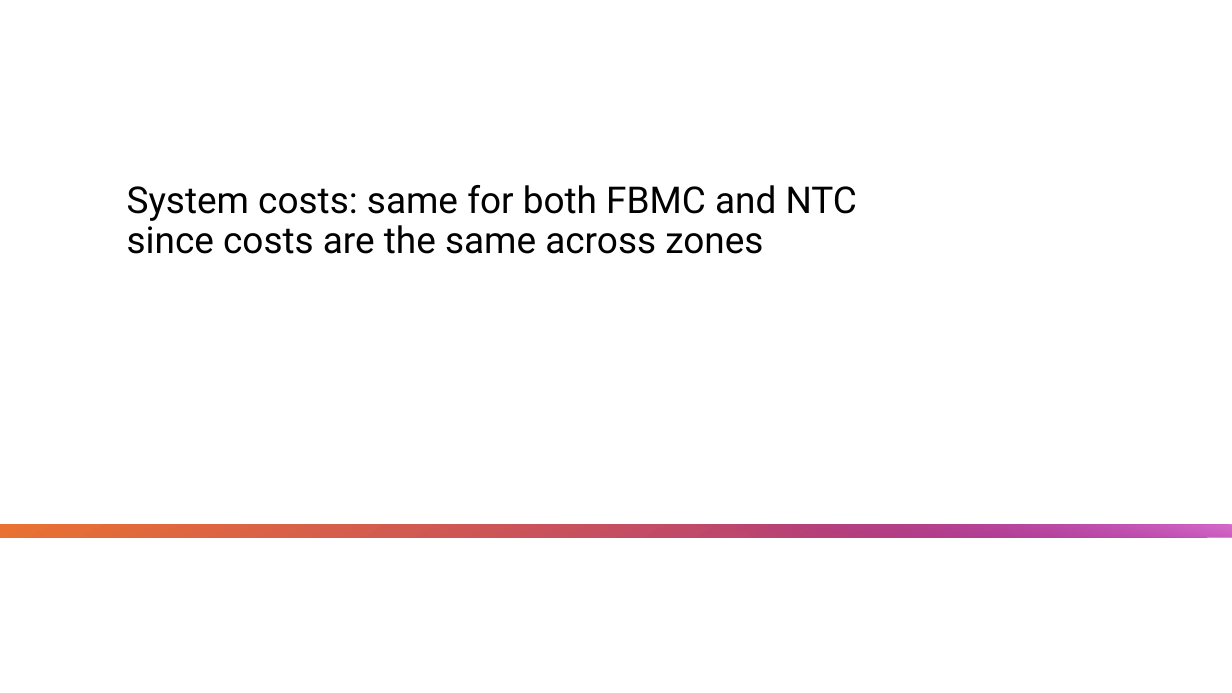
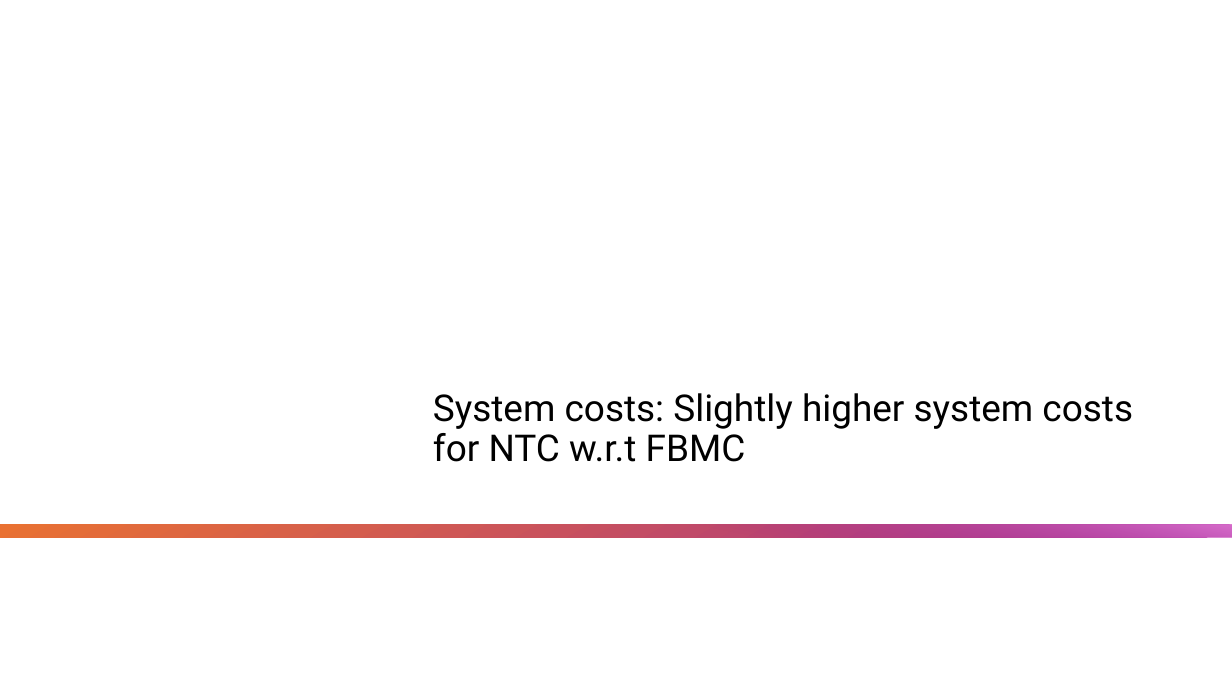
Before and after one commit to kamaladekola/cross_border-CM, a slide deck: slide 6 of analysis_data/Results.pptx (slide 5 before the commit). Drawn at 1232x693 pixels with LibreOffice and Linux fonts; fonts in the diff are those of the drawing; background and template pictures are left out. Boxes give left, top, right and bottom in pixels: in the first picture for what was removed or moved away, otherwise in the second. Text is boxed around its words. In the diff, an @@ line names an element or a change of style, - is before the commit and + after.

```diff
--- a/analysis_data/Results.pptx
+++ b/analysis_data/Results.pptx
@@ title at [433, 393, 1133, 462]: text changed @@
-System costs: same for both FBMC and NTC since costs are the same across zones
+System costs: Slightly higher system costs for NTC w.r.t FBMC
```
Also in this commit, not shown: 5 other slides changed, 3 slides added, 1 slide removed, 48 other files.
